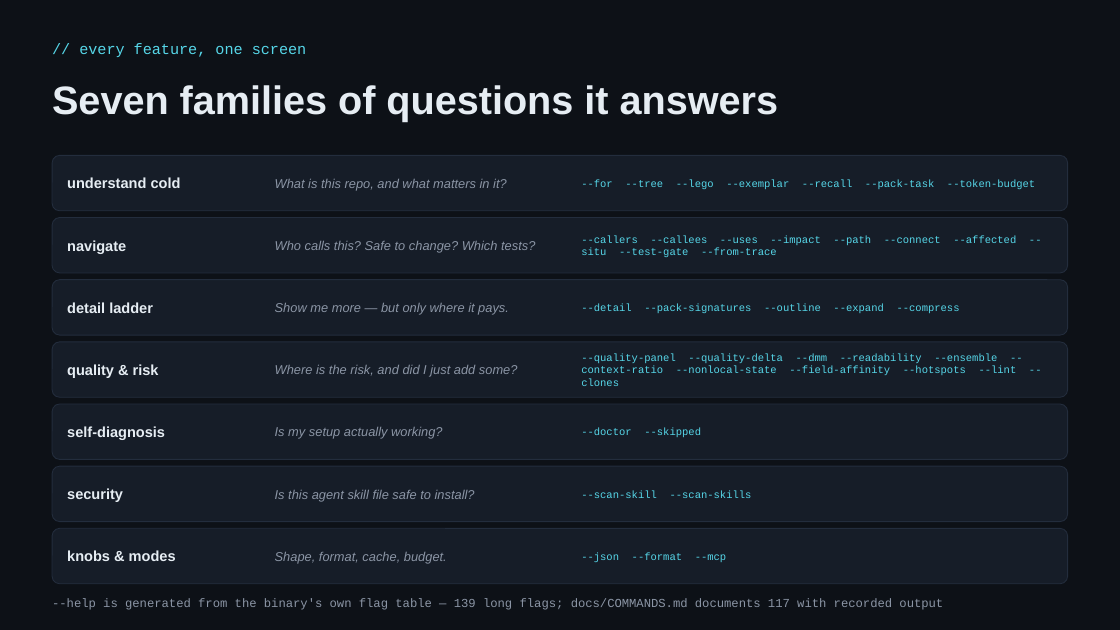
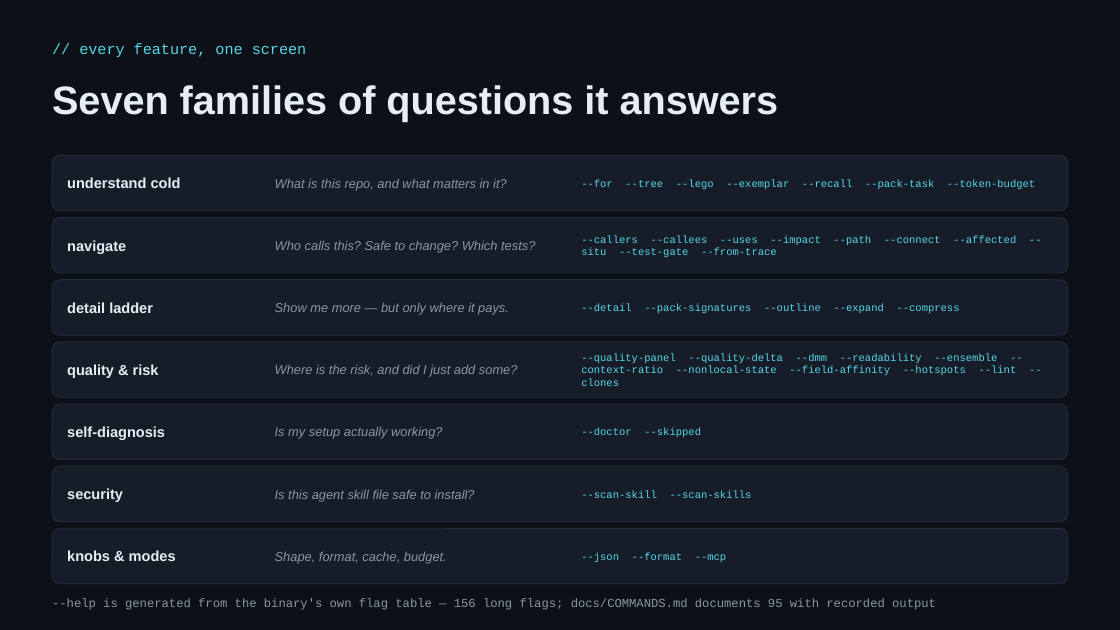
Before and after one commit to redhat-et/ripwire, a slide deck: slide 4 of present/ripwire-showcase.pptx. Drawn at 1120x630 pixels with LibreOffice and Linux fonts; fonts in the diff are those of the drawing. Boxes give left, top, right and bottom in pixels: in the first picture for what was removed or moved away, otherwise in the second. Text is boxed around its words. In the diff, an @@ line names an element or a change of style, - is before the commit and + after.

```diff
--- a/present/ripwire-showcase.pptx
+++ b/present/ripwire-showcase.pptx
@@ text at (52,598,936,610): text changed @@
---help is generated from the binary's own flag table — 139 long flags; docs/COMMANDS.md documents 117 with recorded output
+--help is generated from the binary's own flag table — 156 long flags; docs/COMMANDS.md documents 95 with recorded output
```
Also in this commit, not shown: 4 other slides changed, 4 other files.
